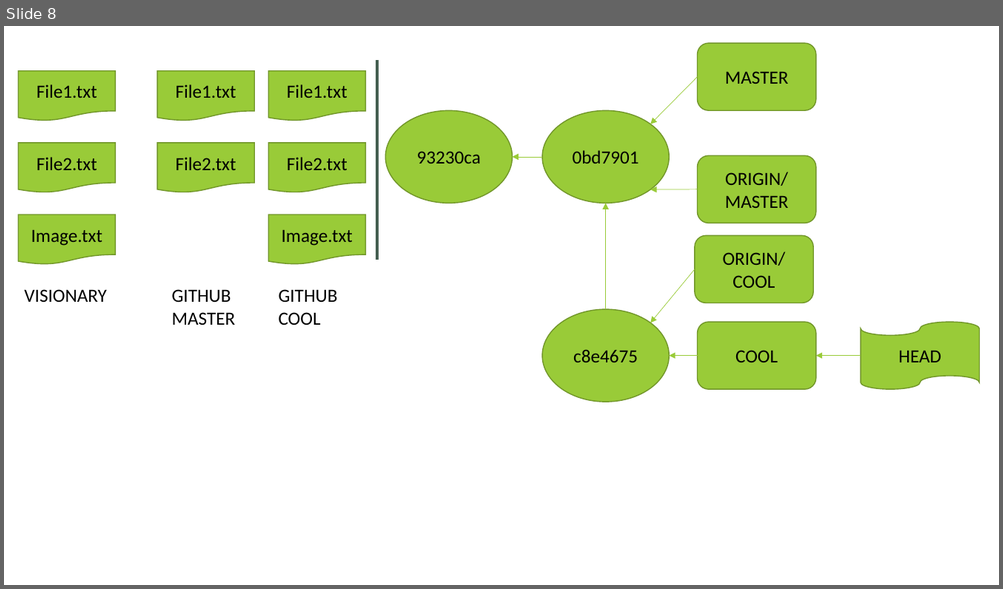
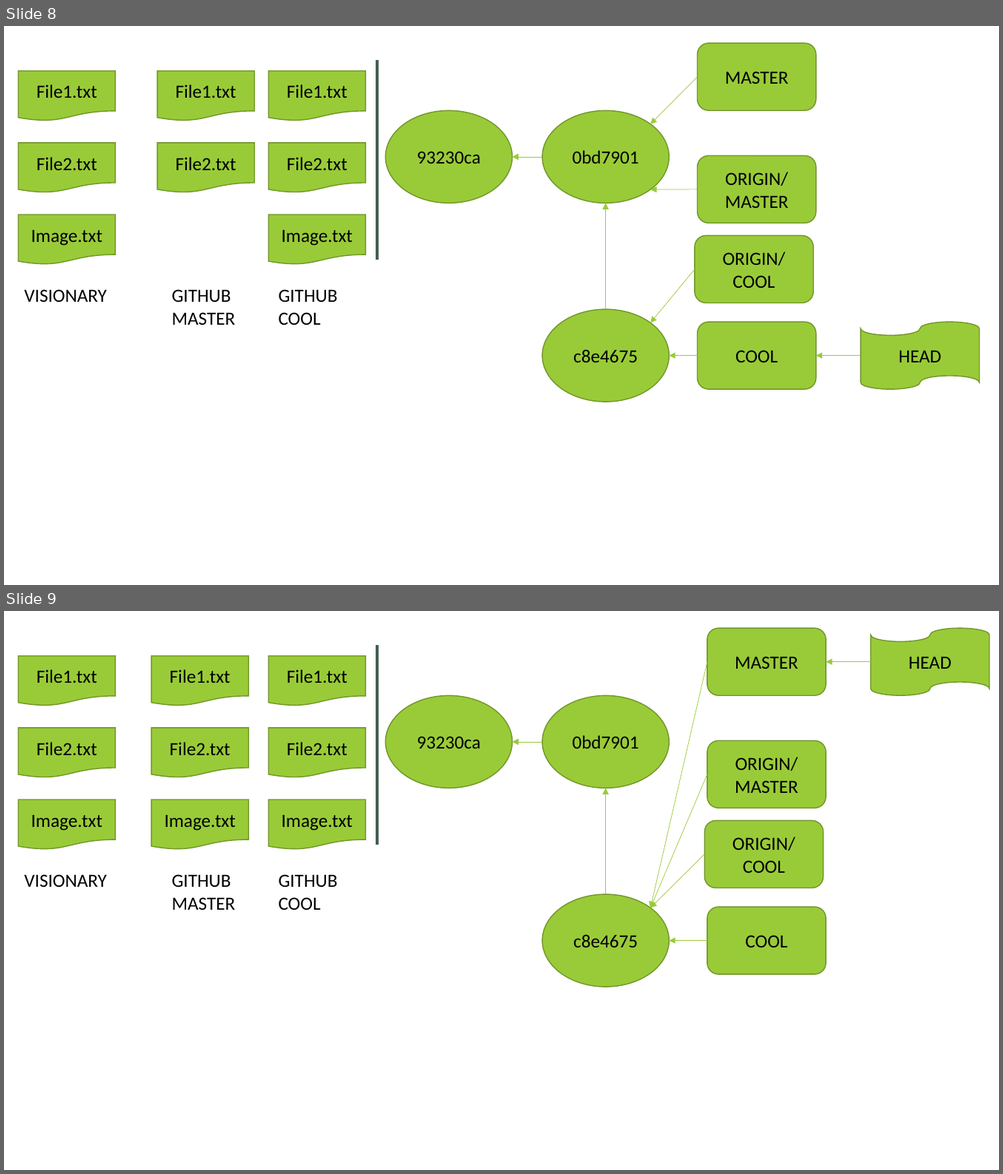
Before and after one commit to sergiorgiraldo/GitTraining, a slide deck: Presentation1.pptx. Shown one above the other, each under a label of ours: slide 8 before the commit, slides 8 and 9 after it. The pictures are 1003x589 and 1003x1174 pixels, drawn with LibreOffice and Linux fonts; fonts in the diff are those of the drawing. Boxes give left, top, right and bottom in pixels: in the first picture for what was removed or moved away, otherwise in the second. Text is boxed around its words. In the diff, an @@ line names an element or a change of style, - is before the commit and + after.

```diff
--- a/Presentation1.pptx
+++ b/Presentation1.pptx
@@ slide 9 added at (x1=4, y1=611, x2=999, y2=1170), background #FFFFFF @@
@@ rounded rectangle added at (x1=707, y1=628, x2=825, y2=695), fill #99CB38, outline #719629 1 pt, 18 pt, text #000000 @@
+MASTER
@@ flow chart punched tape added at (x1=871, y1=628, x2=989, y2=695), fill #99CB38, outline #719629 1 pt, 18 pt, text #000000 @@
+HEAD
@@ line added from (377, 645) to (377, 845), #455F51 2.75 pt @@
@@ flow chart document added at (x1=18, y1=655, x2=115, y2=706), fill #99CB38, outline #719629 1 pt, 18 pt, text #000000 @@
+File1.txt
@@ flow chart document added at (x1=152, y1=655, x2=249, y2=706), fill #99CB38, outline #719629 1 pt, 18 pt, text #000000 @@
+File1.txt
@@ flow chart document added at (x1=268, y1=655, x2=365, y2=706), fill #99CB38, outline #719629 1 pt, 18 pt, text #000000 @@
+File1.txt
@@ arrow added from (707, 662) to (650, 908), #99CB38 0.5 pt @@
@@ arrow added from (871, 662) to (825, 662), #99CB38 0.5 pt @@
@@ ellipse added at (x1=385, y1=695, x2=512, y2=788), fill #99CB38, outline #719629 1 pt, 18 pt, text #000000 @@
+93230ca
@@ ellipse added at (x1=542, y1=695, x2=669, y2=788), fill #99CB38, outline #719629 1 pt, 18 pt, text #000000 @@
+0bd7901
@@ flow chart document added at (x1=18, y1=728, x2=115, y2=778), fill #99CB38, outline #719629 1 pt, 18 pt, text #000000 @@
+File2.txt
@@ flow chart document added at (x1=152, y1=728, x2=249, y2=778), fill #99CB38, outline #719629 1 pt, 18 pt, text #000000 @@
+File2.txt
@@ flow chart document added at (x1=268, y1=728, x2=365, y2=778), fill #99CB38, outline #719629 1 pt, 18 pt, text #000000 @@
+File2.txt
@@ arrow added from (542, 742) to (512, 742), #99CB38 0.5 pt @@
@@ rounded rectangle added at (x1=707, y1=741, x2=825, y2=808), fill #99CB38, outline #719629 1 pt, 18 pt, text #000000 @@
+ORIGIN/
+MASTER
@@ arrow added from (707, 775) to (650, 908), #99CB38 0.5 pt @@
@@ flow chart document added at (x1=18, y1=800, x2=115, y2=850), fill #99CB38, outline #719629 1 pt, 18 pt, text #000000 @@
+Image.txt
@@ flow chart document added at (x1=152, y1=800, x2=249, y2=850), fill #99CB38, outline #719629 1 pt, 18 pt, text #000000 @@
+Image.txt
@@ flow chart document added at (x1=268, y1=800, x2=365, y2=850), fill #99CB38, outline #719629 1 pt, 18 pt, text #000000 @@
+Image.txt
@@ arrow added from (606, 894) to (606, 789), #99CB38 0.5 pt @@
@@ rounded rectangle added at (x1=705, y1=820, x2=823, y2=888), fill #99CB38, outline #719629 1 pt, 18 pt, text #000000 @@
+ORIGIN/
+COOL
@@ arrow added from (705, 854) to (650, 908), #99CB38 0.5 pt @@
@@ text added at (x1=24, y1=874, x2=107, y2=887), 18 pt, text #000000 @@
+VISIONARY
@@ text added at (x1=172, y1=874, x2=236, y2=910), 18 pt, text #000000 @@
+GITHUB
+MASTER
@@ text added at (x1=279, y1=874, x2=338, y2=910), 18 pt, text #000000 @@
+GITHUB
+COOL
@@ ellipse added at (x1=542, y1=894, x2=669, y2=987), fill #99CB38, outline #719629 1 pt, 18 pt, text #000000 @@
+c8e4675
@@ rounded rectangle added at (x1=707, y1=907, x2=825, y2=974), fill #99CB38, outline #719629 1 pt, 18 pt, text #000000 @@
+COOL
@@ arrow added from (707, 941) to (669, 941), #99CB38 0.5 pt @@
```
Also in this commit, not shown: 2 other files.
